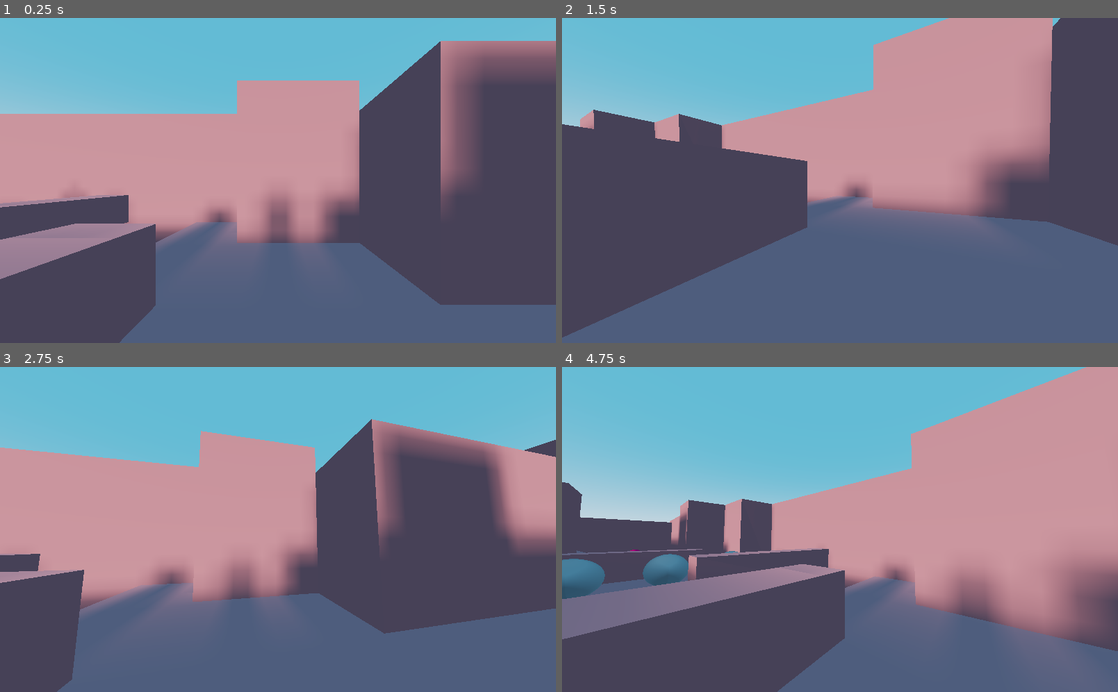
Above: before the commit, frames 1-4 (two rows, left to right).
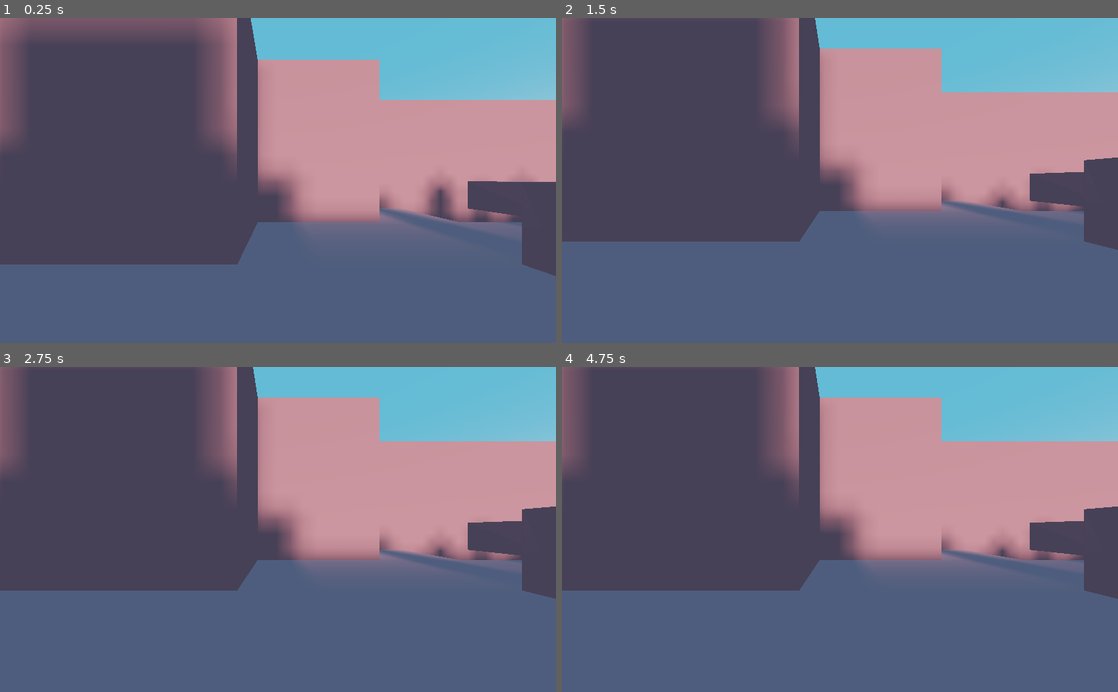
Above: after the commit, the same moments.

Repository: DeerTears/Keep-Away-Game
Game: Godot game, scene res://levels/romping.tscn
Two runs of this game, one before a commit and one after it. Both use one fixed random seed, a clock stepped at 60 frames per second and the inputs below.
Inputs (mouse positions are in pixels of both pictures, inside the frame that each line leads up to):
- Up to frame 1 (0.25 s): no input
- Up to frame 2 (1.5 s): move the mouse to (867, 180) at 0.52 s; tap Enter at 1.25 s; move the mouse to (812, 180) at 1.27 s
- Up to frame 3 (2.75 s): tap Space at 2 s; move the mouse to (289, 523) at 2.02 s
- Up to frame 4 (4.75 s): move the mouse to (834, 536) at 2.77 s; tap Enter at 3.5 s; move the mouse to (878, 532) at 3.52 s; tap Space at 4.25 s; move the mouse to (795, 526) at 4.27 s

The runs differ from the first frame. In frame 1, 66% of the frame differs, in the area x 0-100%, y 0-100%; in frame 2, 39%; in frame 3, 62%; in frame 4, 63%.

Commit message:
add teleport method and deathpit starting

Diff:
--- a/actors/player.tscn
+++ b/actors/player.tscn
@@ -74,9 +74,6 @@
 process_mode = 0
 one_shot = true
 
-[node name="Listener" type="Listener" parent="KinematicBody"]
-current = true
-
 [node name="Sounds" type="Spatial" parent="KinematicBody"]
 
 [node name="Swoosh" type="AudioStreamPlayer3D" parent="KinematicBody/Sounds"]
--- a/levels/romping.tscn
+++ b/levels/romping.tscn
@@ -1,31 +1,34 @@
-[gd_scene load_steps=6 format=2]
+[gd_scene load_steps=7 format=2]
 
 [ext_resource path="res://actors/player.tscn" type="PackedScene" id=1]
 [ext_resource path="res://actors/bouncyball.tscn" type="PackedScene" id=2]
 
-[sub_resource type="SpatialMaterial" id=3]
+[sub_resource type="SpatialMaterial" id=1]
 params_diffuse_mode = 3
 albedo_color = Color( 0.827451, 0.545098, 0.545098, 1 )
 uv1_triplanar = true
 
-[sub_resource type="ProceduralSky" id=4]
+[sub_resource type="ProceduralSky" id=2]
 sky_top_color = Color( 0.372549, 0.670588, 0.831373, 1 )
 sun_latitude = 10.0
 sun_longitude = 180.0
 sun_angle_min = 2.0
 sun_angle_max = 25.0
 
-[sub_resource type="Environment" id=5]
+[sub_resource type="Environment" id=3]
 background_mode = 2
-background_sky = SubResource( 4 )
+background_sky = SubResource( 2 )
 tonemap_mode = 3
 tonemap_white = 5.0
 
+[sub_resource type="BoxShape" id=4]
+extents = Vector3( 64, 7, 32 )
+
 [node name="Spatial" type="Spatial"]
 
 [node name="CSGCombiner" type="CSGCombiner" parent="."]
 transform = Transform( 1, 0, 0, 0, 1, 0, 0, 0, 1, 0, -2, 0 )
-material_override = SubResource( 3 )
+material_override = SubResource( 1 )
 use_collision = true
 collision_mask = 0
 
@@ -214,13 +217,13 @@
 polygon = PoolVector2Array( 4, 1, 4, 2, 0, 0 )
 depth = 4.0
 
-[node name="Player2" parent="." instance=ExtResource( 1 )]
-transform = Transform( 1, 0, 0, 0, 1, 0, 0, 0, 1, -12, 2, 0 )
-player_number = 1
-
 [node name="Player" parent="." instance=ExtResource( 1 )]
 transform = Transform( 1, 0, 0, 0, 1, 0, 0, 0, 1, 12, 2, 0 )
 
+[node name="Player2" parent="." instance=ExtResource( 1 )]
+transform = Transform( 1, 0, 0, 0, 1, 0, 0, 0, 1, -15, 1, 0 )
+player_number = 1
+
 [node name="Targets" type="Spatial" parent="."]
 
 [node name="BouncyBall" parent="Targets" instance=ExtResource( 2 )]
@@ -232,8 +235,17 @@
 [node name="BouncyBall3" parent="Targets" instance=ExtResource( 2 )]
 transform = Transform( 1, 0, 0, 0, 1, 0, 0, 0, 1, -3, 2, -2 )
 
+[node name="BouncyBall4" parent="Targets" instance=ExtResource( 2 )]
+transform = Transform( 1, 0, 0, 0, 1, 0, 0, 0, 1, 3, 0, 0 )
+
+[node name="BouncyBall5" parent="Targets" instance=ExtResource( 2 )]
+transform = Transform( 1, 0, 0, 0, 1, 0, 0, 0, 1, 3, 0, -3 )
+
+[node name="BouncyBall6" parent="Targets" instance=ExtResource( 2 )]
+transform = Transform( 1, 0, 0, 0, 1, 0, 0, 0, 1, 3, 2, -2 )
+
 [node name="WorldEnvironment" type="WorldEnvironment" parent="."]
-environment = SubResource( 5 )
+environment = SubResource( 3 )
 
 [node name="Sun" type="DirectionalLight" parent="."]
 transform = Transform( 1, 0, 0, 0, 0.984808, 0.173648, 0, -0.173648, 0.984808, 0, 6, 0 )
@@ -246,3 +258,11 @@
 directional_shadow_split_3 = 0.495
 directional_shadow_blend_splits = true
 directional_shadow_normal_bias = 1.5
+
+[node name="Pits" type="Spatial" parent="."]
+transform = Transform( 1, 0, 0, 0, 1, 0, 0, 0, 1, 0, -10, 0 )
+
+[node name="Area" type="Area" parent="Pits"]
+
+[node name="CollisionShape" type="CollisionShape" parent="Pits/Area"]
+shape = SubResource( 4 )
--- a/scripts/playermove.gd
+++ b/scripts/playermove.gd
@@ -133,6 +133,12 @@
 			sound_hitworld.pitch_scale = random_pitch
 			sound_hitworld.play()
 
+func teleport(target:Node):
+	if target == null:
+		return
+	var teleport_point=to_global(target.translation)
+	translation = teleport_point
+
 #func die():
 #	speed = 0
 #	camera_height = -0.55
--- a/scripts/playerstats.gd
+++ b/scripts/playerstats.gd
@@ -4,17 +4,19 @@
 onready var model = $KinematicBody/MeshInstance
 export var player_number: int = 0
 
-var detected_devices = [ # todo: test with Joypads
+var detected_devices = [
 	InputEventMouseMotion,
 	InputEventJoypadMotion,
 ]
 
 func _ready():
+	# refactor: simplify, either mouse or joypad, this is a 2-player game
 	kinematic.controlling_player = player_number # todo: test with Joypads
 	kinematic.look_device = detected_devices[player_number]
 	Input.set_mouse_mode(Input.MOUSE_MODE_CAPTURED)
 
 func update_player_number(number:int):
+	# refactor: simplify, either mouse or joypad
 	player_number = number
 	kinematic.controlling_player = number
 
